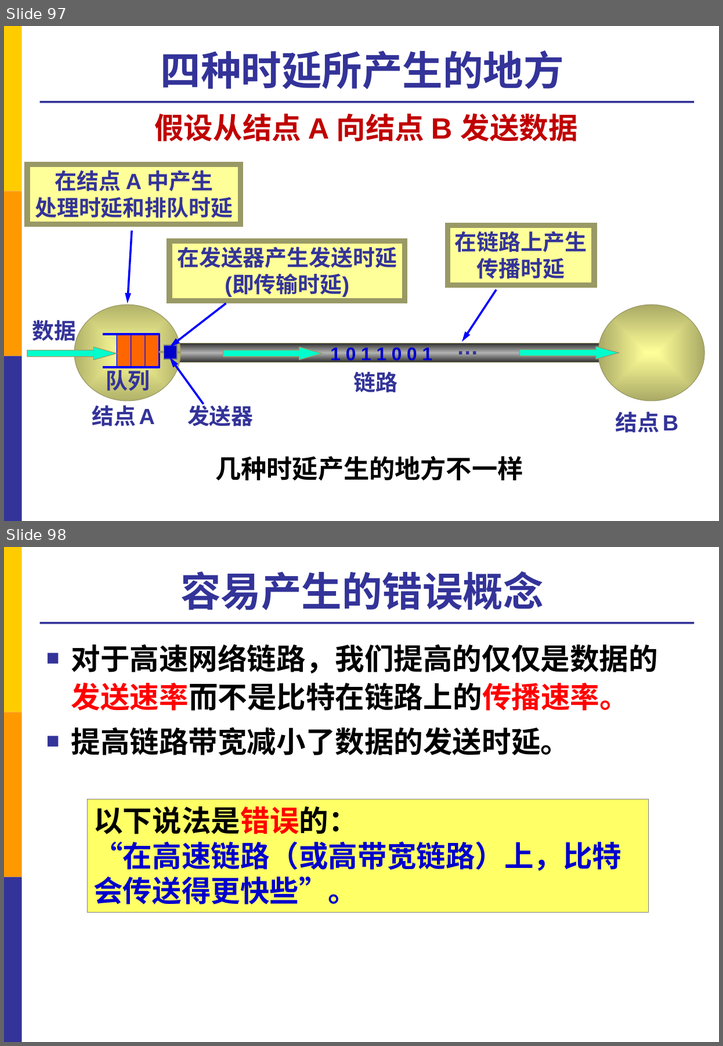
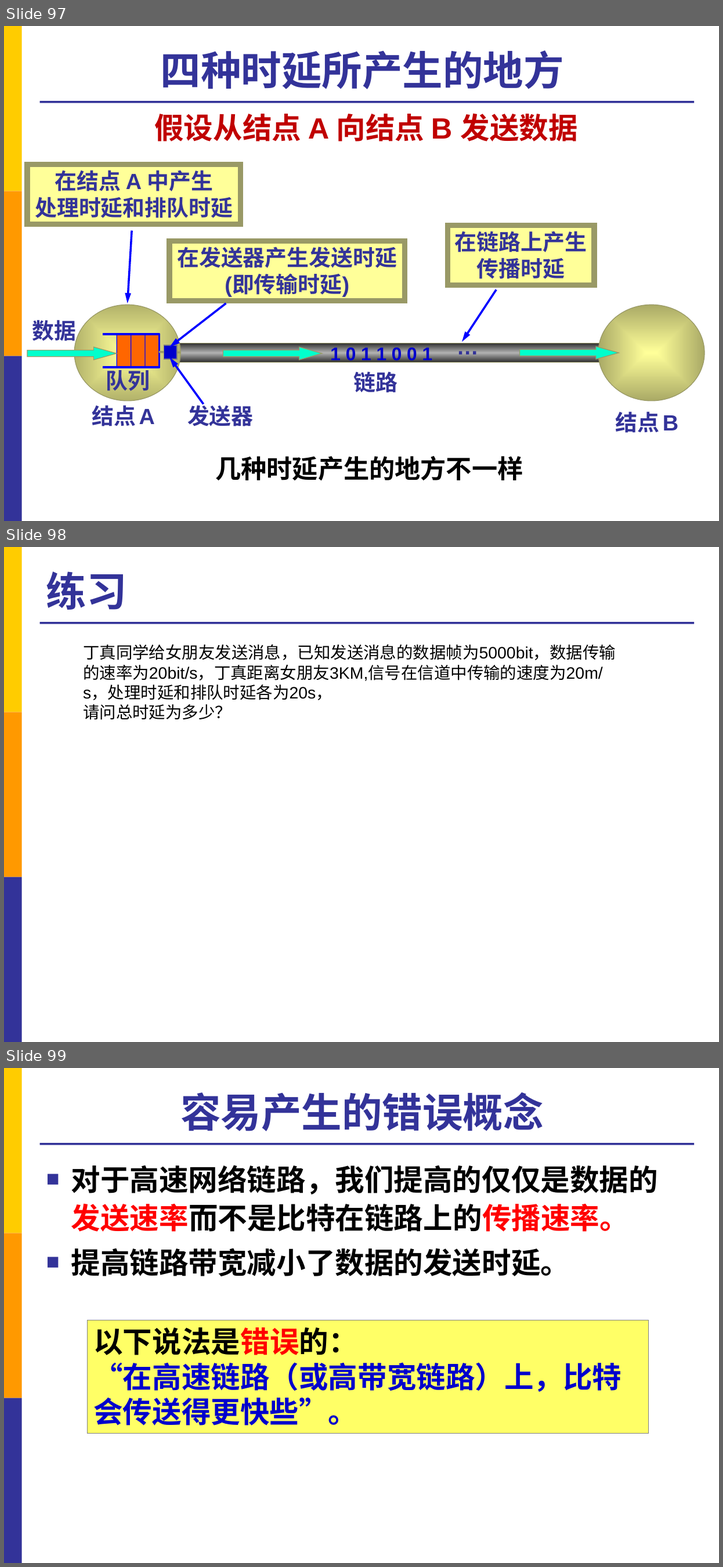
Before and after one commit to DwyaneVettle/Linux, a slide deck: 计算机网络基础/计算机网络课件-第1章 概述.pptx. Shown one above the other, each under a label of ours: slides 97 and 98 before the commit, slides 97, 98 and 99 after it. The pictures are 723x1046 and 723x1567 pixels, drawn with LibreOffice and Linux fonts; fonts in the diff are those of the drawing; background and template pictures are left out. Boxes give left, top, right and bottom in pixels: in the first picture for what was removed or moved away, otherwise in the second. Text is boxed around its words. In the diff, an @@ line names an element or a change of style, - is before the commit and + after.

```diff
--- a/计算机网络基础/计算机网络课件-第1章 概述.pptx
+++ b/计算机网络基础/计算机网络课件-第1章 概述.pptx
@@ slide 98 added at [4, 547, 719, 1042], background #FFFFFF; not listed: 4 template elements that a slide beside it also shows @@
@@ title added at [46, 571, 127, 610], 44 pt, text #333399, bold @@
+练习
@@ text added at [83, 644, 615, 720], 18 pt, text #000000 @@
+丁真同学给女朋友发送消息，已知发送消息的数据帧为5000bit，数据传输的速率为20bit/s，丁真距离女朋友3KM,信号在信道中传输的速度为20m/s，处理时延和排队时延各为20s，
+请问总时延为多少？
@@ what was slide 98 is now slide 99 @@
```
Also in this commit, not shown: 6 other files.
